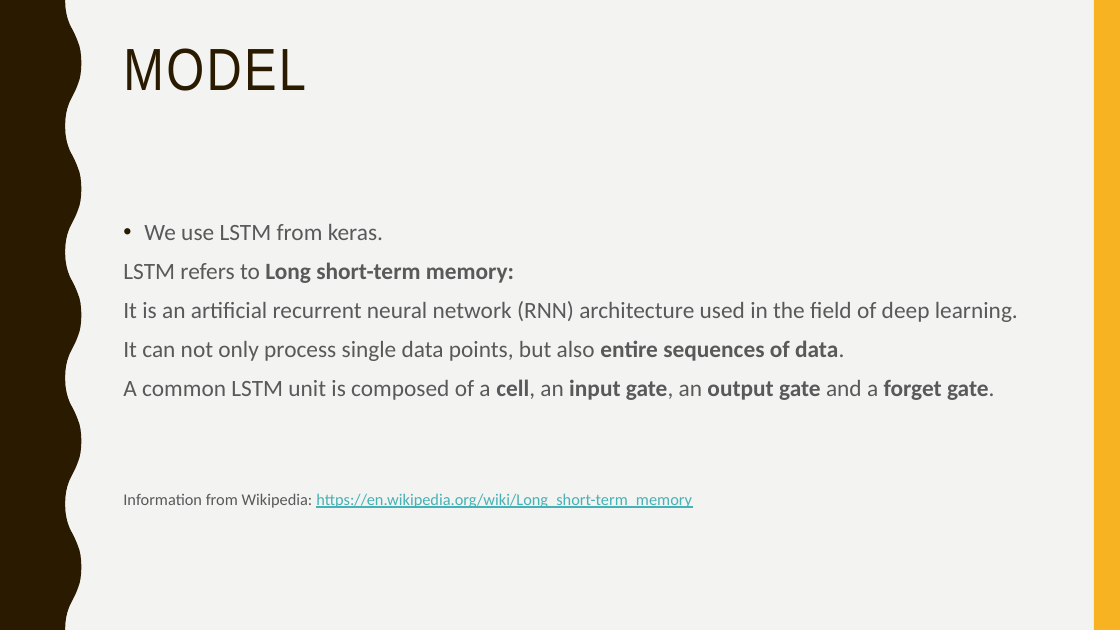
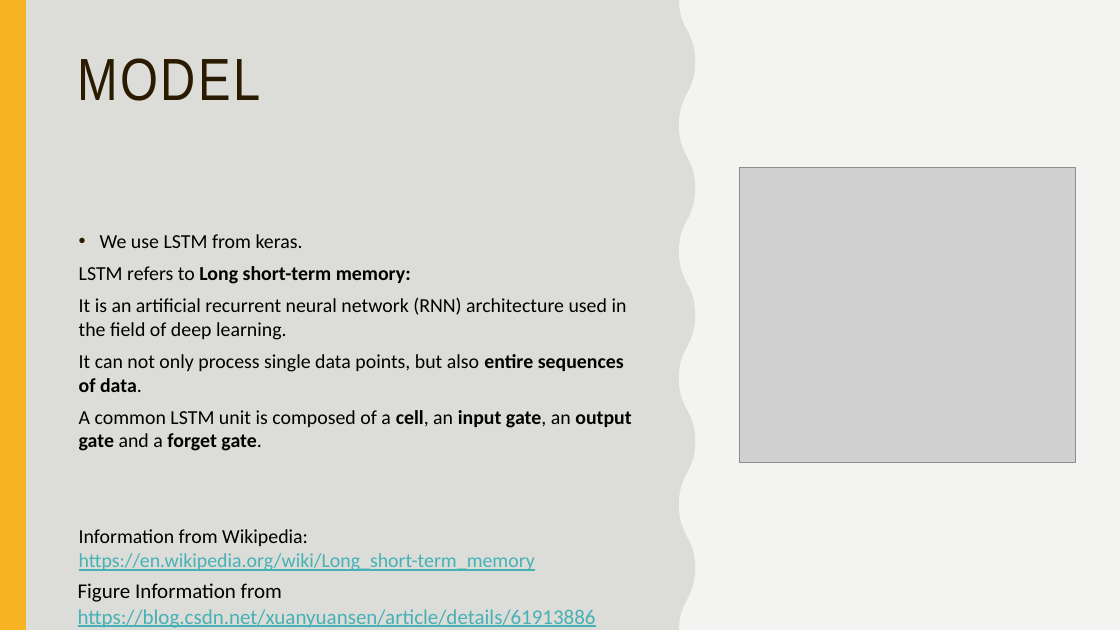
Before and after one commit to zex0023/Sale_Prediction, a slide deck: slide 12 of final_presentation.pptx. Drawn at 1120x630 pixels with LibreOffice and Linux fonts; fonts in the diff are those of the drawing; grey boxes stand for pictures. Boxes give left, top, right and bottom in pixels: in the first picture for what was removed or moved away, otherwise in the second. Text is boxed around its words. In the diff, an @@ line names an element or a change of style, - is before the commit and + after.

```diff
--- a/final_presentation.pptx
+++ b/final_presentation.pptx
@@ rectangle added at bbox=[0, 0, 1120, 630], fill #F3F3F2 @@
@@ freeform shape added at bbox=[0, 0, 696, 630], fill #DCDCD9 @@
@@ rectangle added at bbox=[0, 0, 26, 630], fill #F8B323 @@
@@ title "MODEL": place and size @@
-title "MODEL" at bbox=[123, 48, 306, 91]
+title "MODEL" at bbox=[78, 58, 261, 101]
@@ picture added at bbox=[739, 167, 1075, 463] @@
@@ text "We use LSTM from keras.": place and size @@
-text "We use LSTM from keras." at bbox=[123, 224, 1018, 508]
+text "We use LSTM from keras." at bbox=[79, 234, 631, 571]
@@ text "We use LSTM from keras." at bbox=[79, 234, 631, 571]: size 20 to 17 pt in "We use LSTM from keras.", "LSTM refers to Long short-term memory:", "It is an artificial recurrent neural network ...", "It can not only process single data ..." and 1 more places; text colour #595959 to #000000 in "We use LSTM from keras.", "LSTM refers to Long short-term memory:", "It is an artificial recurrent neural network ...", "It can not only process single data ..." and 2 more places; size 14 to 17 pt in "Information from Wikipedia: https://en.wikipedia.org/wiki/Lo ..."; line spacing 1.1 to 1 @@
@@ text added at bbox=[78, 583, 596, 628], 18 pt, text #46B2B5, underline @@
+Figure Information from https://blog.csdn.net/xuanyuansen/article/details/61913886
```
Also in this commit, not shown: 2 other slides changed, 2 other files.
